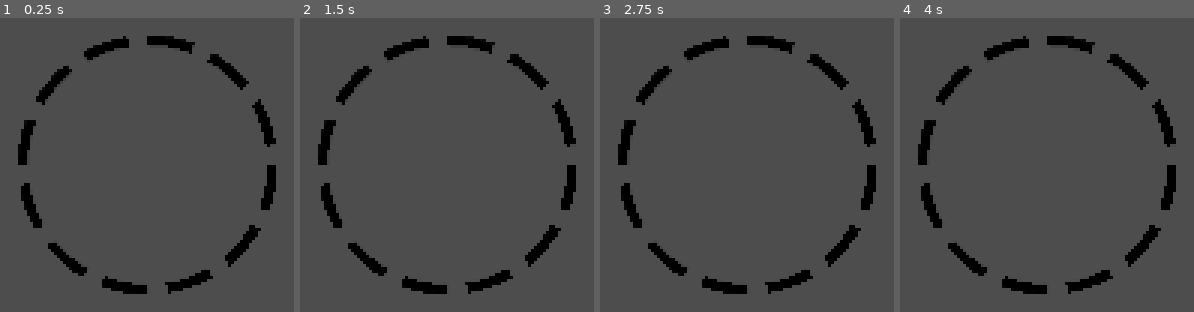
Above: before the commit, frames 1-4 (left to right).
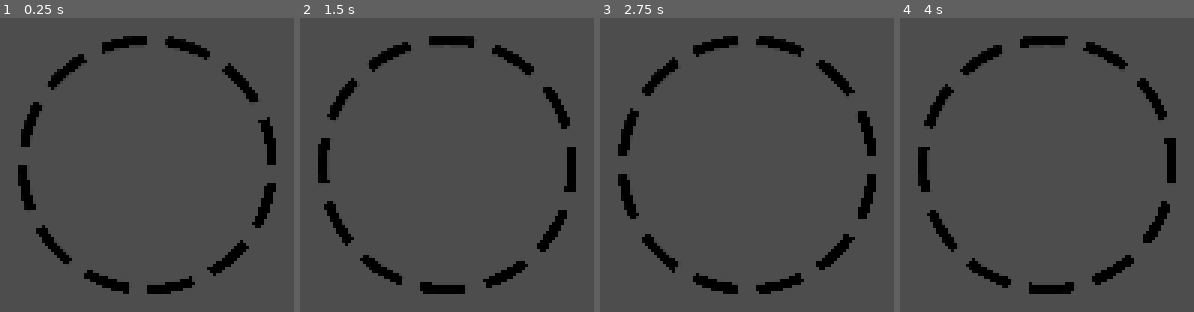
Above: after the commit, the same moments.

Repository: fatihceyln/a-game-about-feeding-a-black-hole
Game: Godot game, scene res://clicker/clicker_test.tscn
The game is run twice, just before and just after one commit, with the same random seed, the same clock (stepped at 60 frames per second) and the same inputs. The project has no main scene, so this scene is started directly.
Inputs:
- Up to frame 1 (0.25 s): no input
- Up to frame 2 (1.5 s): no input
- Up to frame 3 (2.75 s): no input
- Up to frame 4 (4 s): no input

The runs differ from the first frame. In frame 1, 5.1% of the frame differs, in the area x 6-94%, y 6-94%; in frame 2, 5.0%; in frame 3, 2.7%; in frame 4, 5.4%.

Commit message:
Add rotation functionality to Clicker node, allowing dynamic angle offset during drawing

Diff:
--- a/clicker/clicker.gd
+++ b/clicker/clicker.gd
@@ -4,10 +4,19 @@
 const RADIUS: float = 100.0
 const SEGMENT_COUNT: int = 12
 const SEGMENT_ARC_RATIO: float = 0.7
+const ROTATION_SPEED: float = 0.6
+
+var angle_offset: float = 0
+
+
+func _process(delta: float) -> void:
+	angle_offset = wrapf(angle_offset + (ROTATION_SPEED * delta), 0, TAU)
+	queue_redraw()
+
 
 func _draw() -> void:
 	var segment_size: float = TAU / float(SEGMENT_COUNT)
 	for i: int in SEGMENT_COUNT:
-		var start_angle: float = float(i) * segment_size
+		var start_angle: float = angle_offset + float(i) * segment_size
 		var end_angle: float = start_angle + (segment_size * SEGMENT_ARC_RATIO)
 		draw_arc(Vector2.ZERO, RADIUS, start_angle, end_angle, 20, Color.BLACK, 8)
